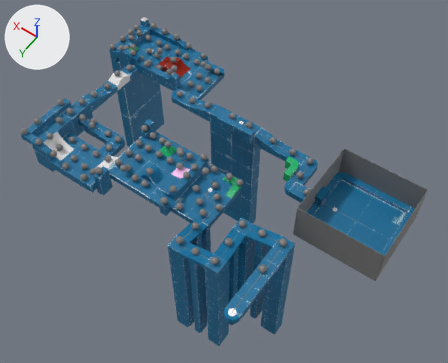
The glTF model public/assets/maze_platform_high.glb as it was, and as the next commit left it.
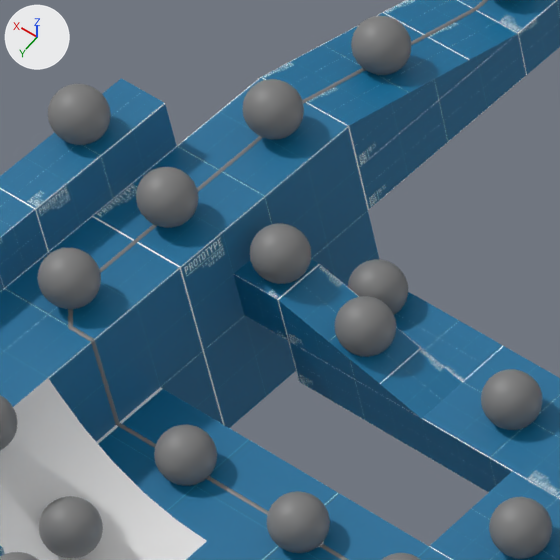
The first picture shows the older version from a 50 mm camera at (-17.8, 44.1, 69.1) aimed at (16.3, -3.6, -5.9). The close-ups show the older and then the newer version on the part from 12% to 25% of the width and 25% to 42% of the height of that picture. Only the edits that show in the close-ups are written down. The lights are fixed; the arrows at upper left show +X, +Y and +Z. Where no turn or scale is listed for an object, it has been applied to the vertices.
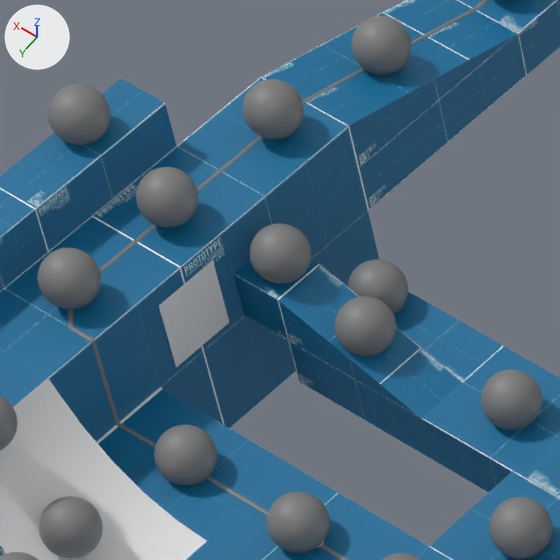
Boxes (x1, y1, x2, y2) around the edits, measured in the close-ups (560 x 560 px):
'Branding (5)', added
    after: (159, 260, 229, 367)

What changed in the scene script:
```text
Add mat_iconme_1:
    mat_iconme_1 = principled_material('IconMe 1')
    mat_iconme_1.base_color = (0.8, 0.8, 0.8)  # white #e7e7e7
    mat_iconme_1.roughness = 1.0
Add me_branding:
    me_branding.from_pydata(...)  # a box spanning x -0.5..0.5, y -0.5..0.5, z -0.5..0.5
    me_branding.materials.append(mat_iconme_1)  # its picture is missing
Add ob_branding__5:
    ob_branding__5 = bpy.data.objects.new('Branding (5)', me_branding)
    ob_branding__5.parent = ob_brand
    ob_branding__5.location = (45.47, 8.978, -0.11)
    ob_branding__5.rotation_euler = (-1.571, 0.0, -1.571)  # degrees (-90, 0, -90)
    ob_branding__5.scale = (-1.26, -1.48, -0.00741)
Add ob_brand:
    ob_brand = bpy.data.objects.new('Brand', None)
    ob_brand.location = (-7.492, -4.0, 1.0)
```
